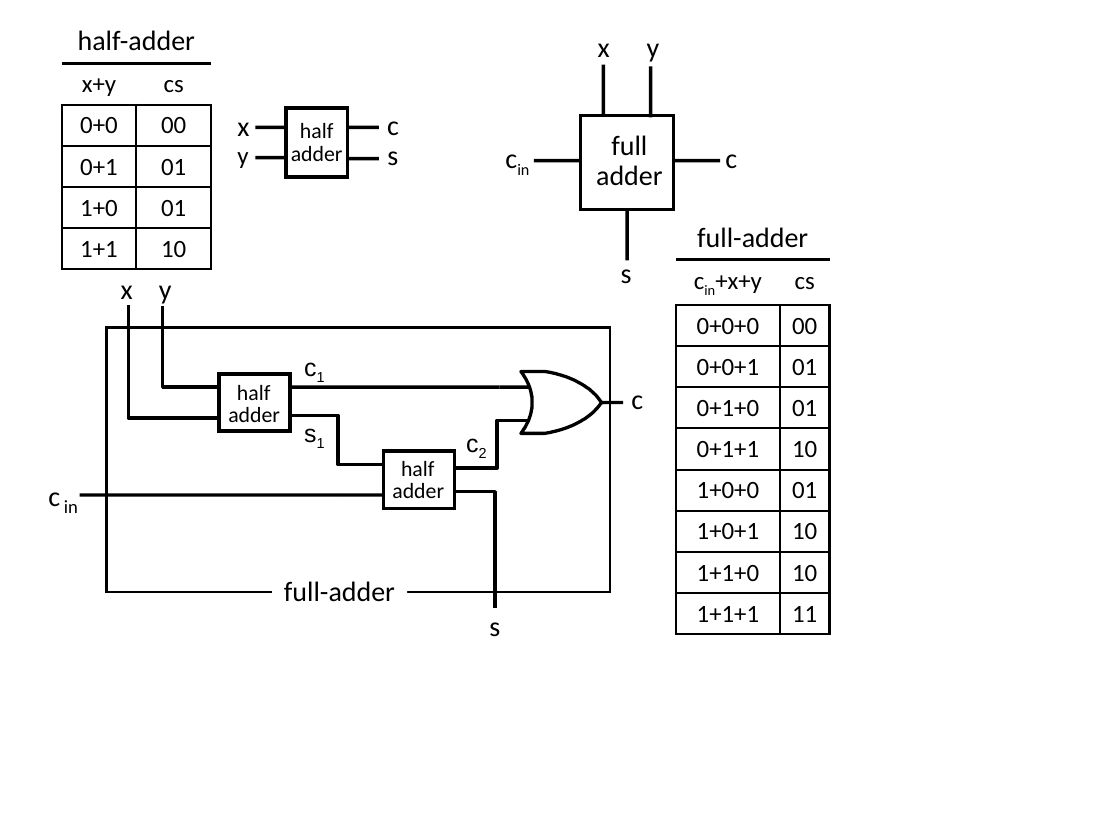
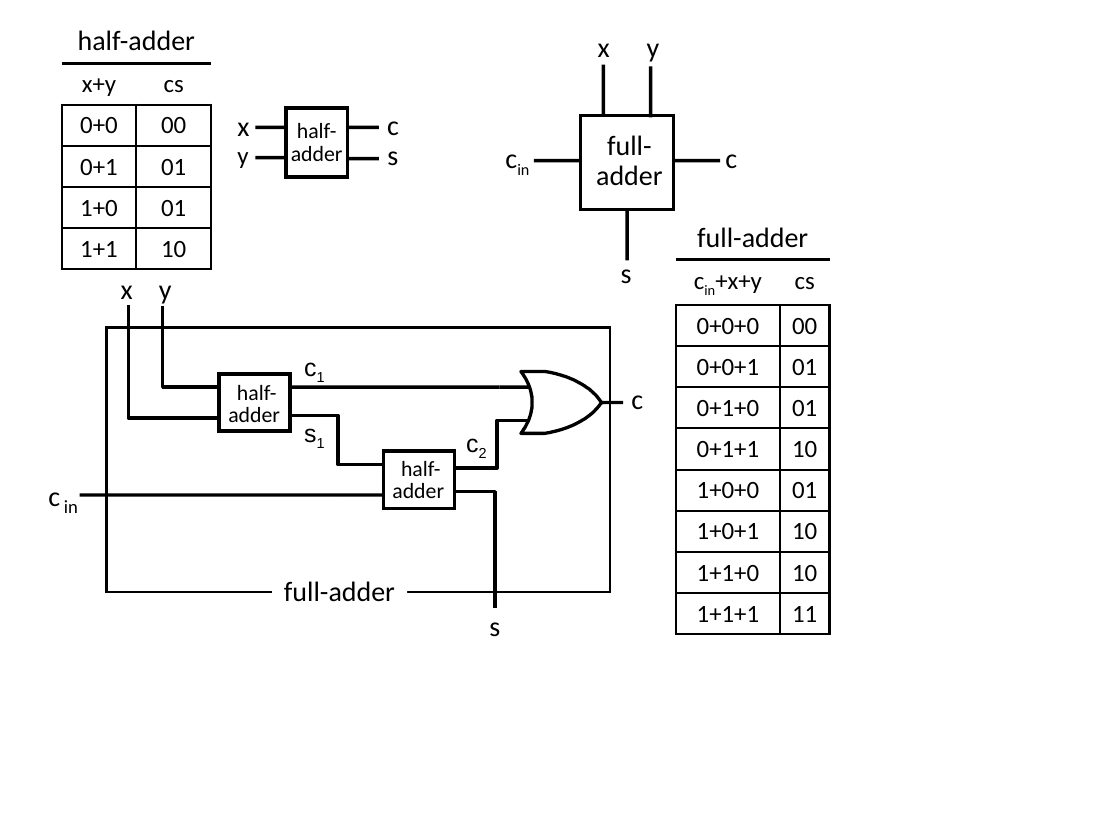
Before and after one commit to rexpage/LogicBook, a slide deck: slide 1 of Sources/full-adder.pptx. Drawn at 1120x840 pixels with LibreOffice and Linux fonts; fonts in the diff are those of the drawing. Boxes give left, top, right and bottom in pixels: in the first picture for what was removed or moved away, otherwise in the second. Text is boxed around its words. In the diff, an @@ line names an element or a change of style, - is before the commit and + after.

```diff
--- a/Sources/full-adder.pptx
+++ b/Sources/full-adder.pptx
@@ text at <box>297,123,337,138</box>: text changed @@
-half
+half-
@@ text at <box>607,135,652,156</box>: text changed @@
-full
+full-
@@ text at <box>237,385,277,400</box>: text changed @@
-half
+half-
@@ text at <box>401,461,441,476</box>: text changed @@
-half
+half-
```
Also in this commit, not shown: 1 other file.
